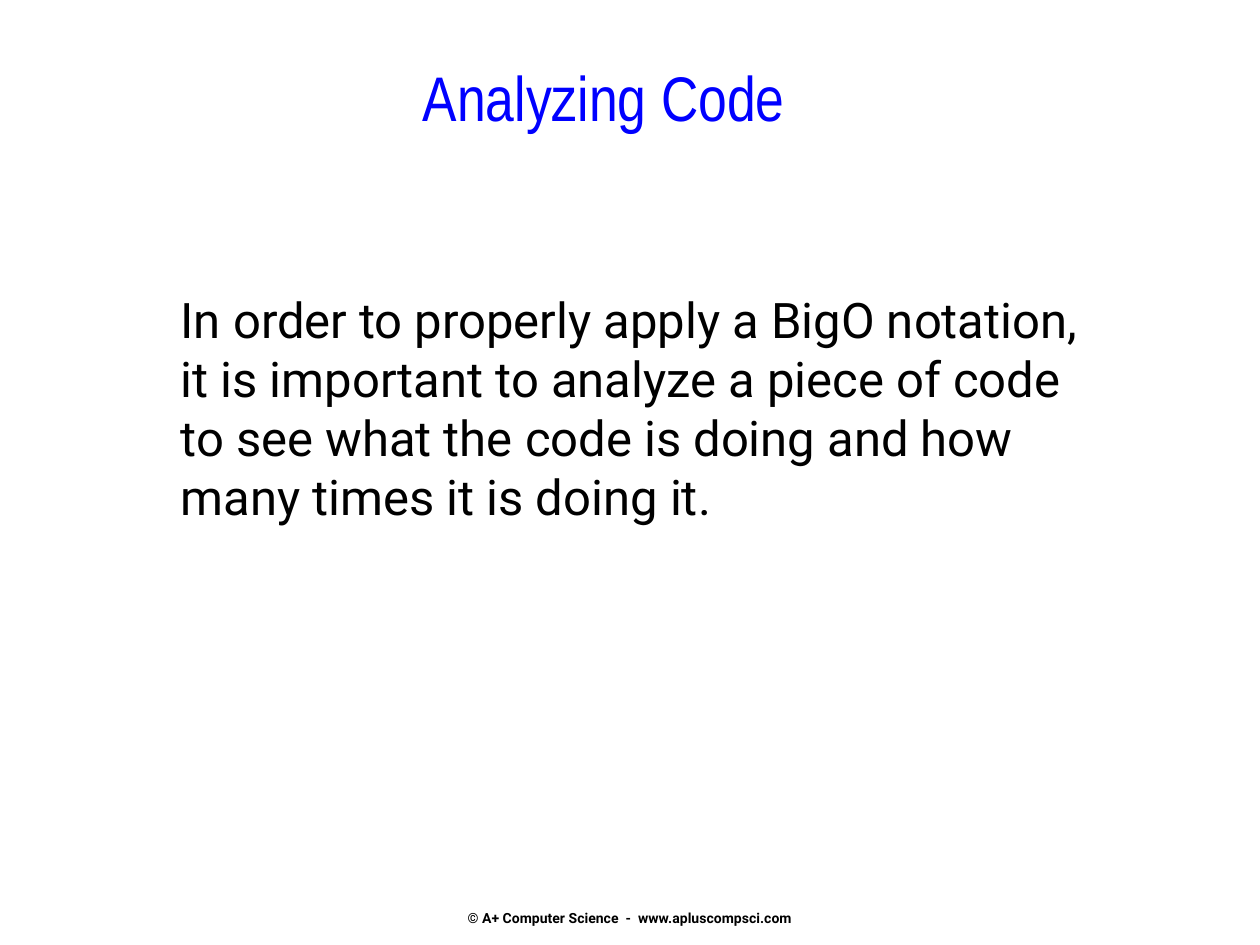
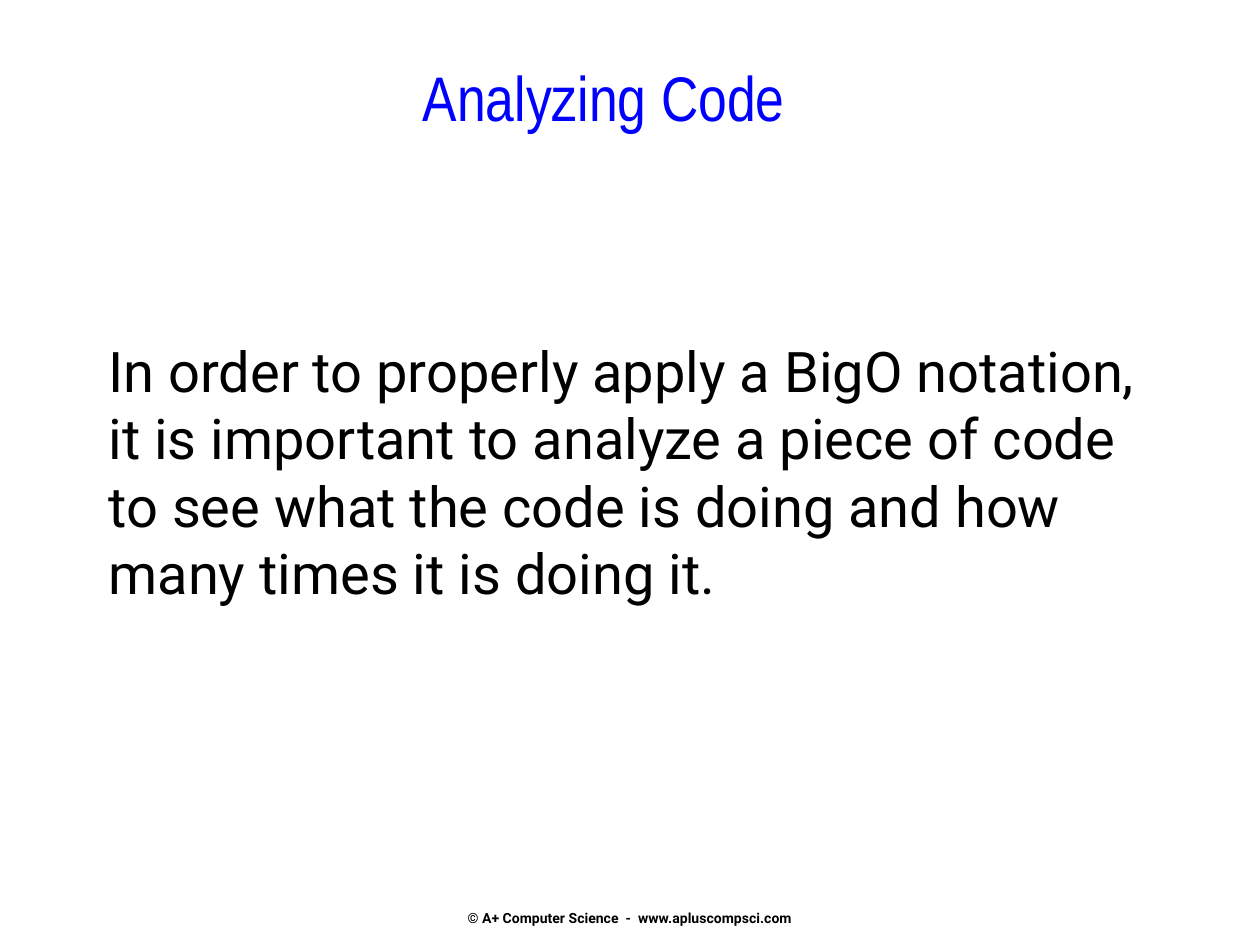
Before and after one commit to Cy-FairCS/cs3, a slide deck: slide 11 of u02b_bigO/notes/Big-O - Intro and Lists.pptx (slide 10 before the commit). Drawn at 1260x945 pixels with LibreOffice and Linux fonts; fonts in the diff are those of the drawing. Boxes give left, top, right and bottom in pixels: in the first picture for what was removed or moved away, otherwise in the second. Text is boxed around its words. In the diff, an @@ line names an element or a change of style, - is before the commit and + after.

```diff
--- a/u02b_bigO/notes/Big-O - Intro and Lists.pptx
+++ b/u02b_bigO/notes/Big-O - Intro and Lists.pptx
@@ text "In order to properly apply ...": place and size @@
-text "In order to properly apply ..." at box(181, 301, 1077, 526)
+text "In order to properly apply ..." at box(108, 350, 1134, 606)
@@ text "In order to properly apply ..." at box(108, 350, 1134, 606): size 28 to 32 pt @@
```
Also in this commit, not shown: 7 other slides changed, 6 slides added, 6 slides removed.
